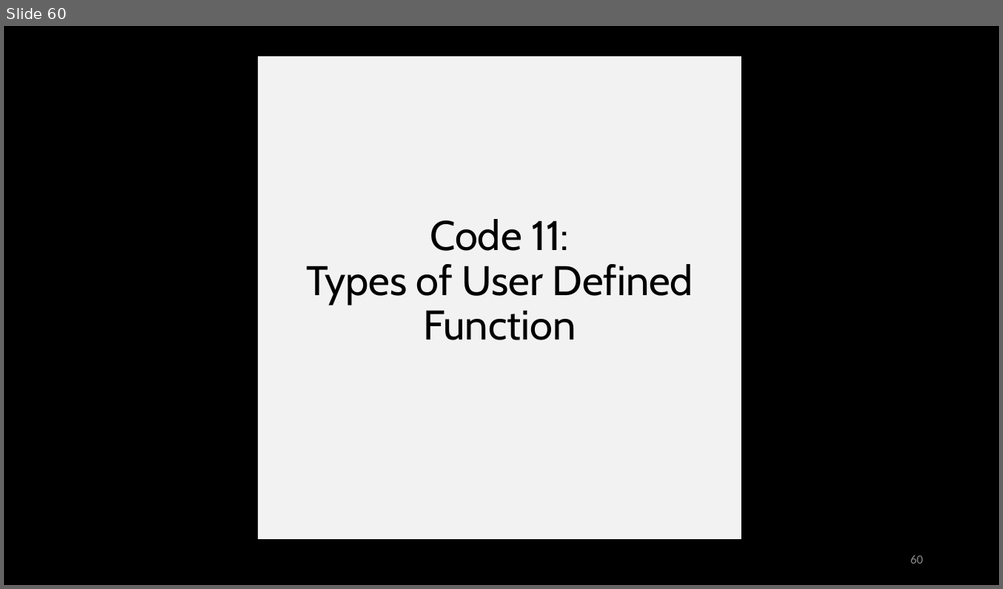
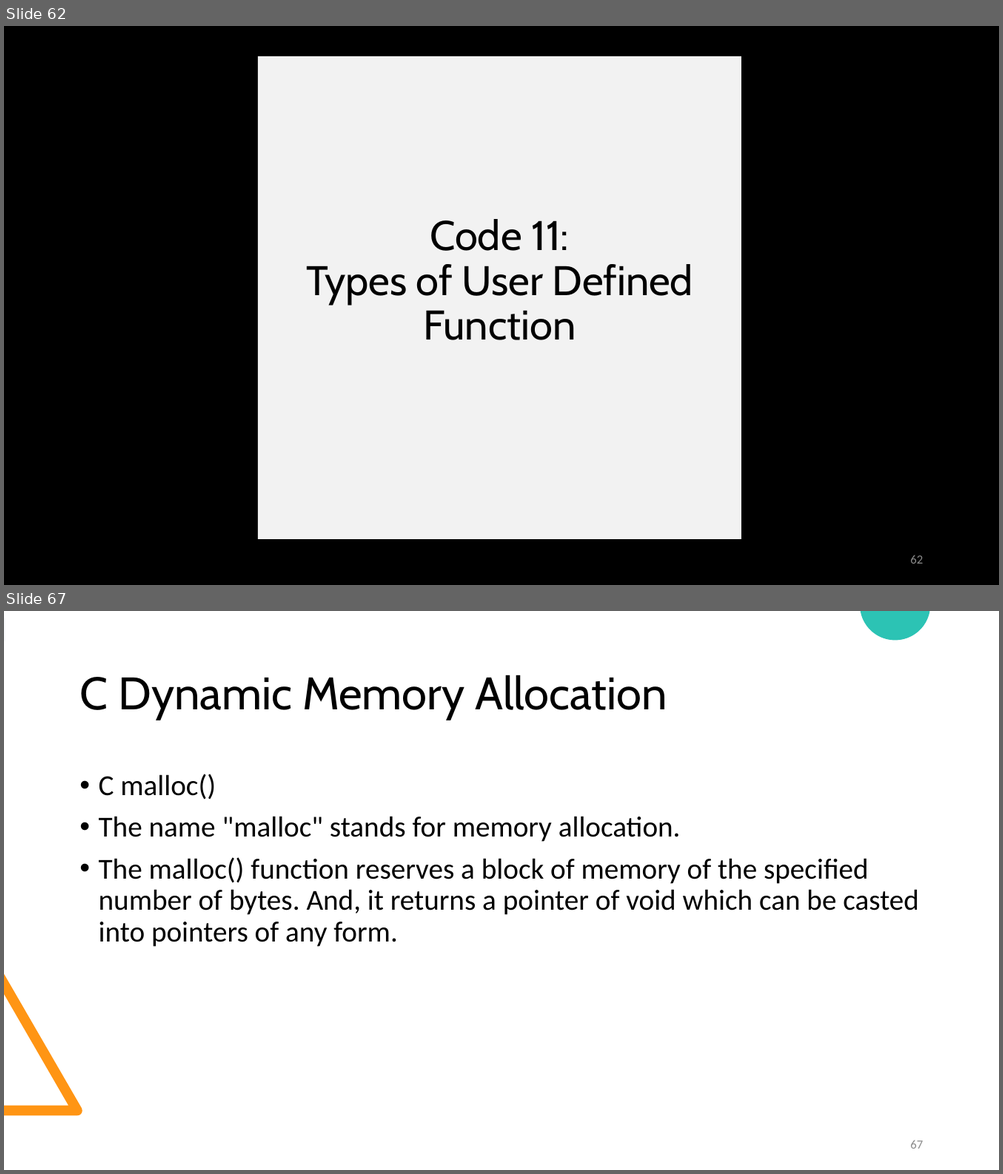
Before and after one commit to piyushtanksale00/TCOERWorkshop, a slide deck: C Programming Workshop.pptx. Shown one above the other, each under a label of ours: slide 60 before the commit, slides 62 and 67 after it; the slides between them are not shown. The pictures are 1003x589 and 1003x1174 pixels, drawn with LibreOffice and Linux fonts; fonts in the diff are those of the drawing. Boxes give left, top, right and bottom in pixels: in the first picture for what was removed or moved away, otherwise in the second. Text is boxed around its words. In the diff, an @@ line names an element or a change of style, - is before the commit and + after.

```diff
--- a/C Programming Workshop.pptx
+++ b/C Programming Workshop.pptx
@@ slide 67 added at [4, 611, 999, 1170], background #FFFFFF @@
@@ rectangle added at [4, 618, 5, 641], fill #F9FAFC @@
@@ freeform shape added at [860, 611, 930, 640], fill #2CC3B4 @@
@@ title added at [79, 675, 667, 720], 44 pt, text #000000 @@
+C Dynamic Memory Allocation
@@ text added at [99, 774, 919, 947], 28 pt, text #000000 @@
+• C malloc()
+• The name "malloc" stands for memory allocation.
+• The malloc() function reserves a block of memory of the specified number of bytes. And, it returns a pointer of void which can be casted into pointers of any form.
@@ freeform shape added at [4, 974, 82, 1116], fill #FF9514 @@
@@ page number added at [910, 1141, 922, 1149], 12 pt, text #8C8C8C @@
+67
@@ what was slide 60 is now slide 62 @@
@@ page number at [910, 556, 922, 564]: text changed @@
-60
+62
```
Also in this commit, not shown: 2 slides changed, 32 other slides added.
